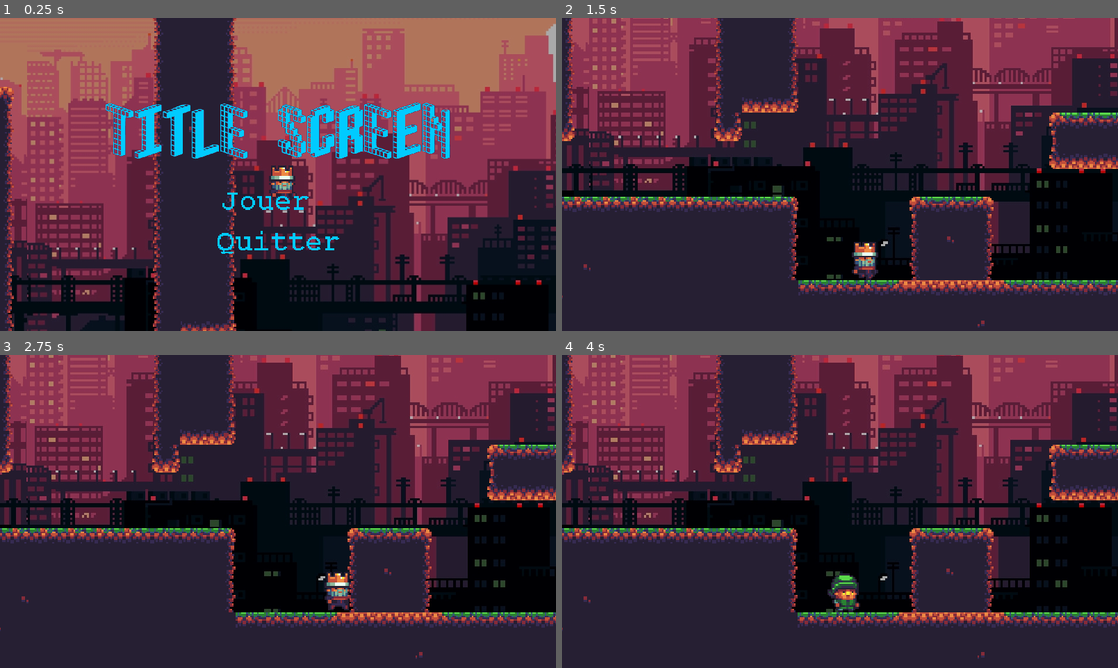
Above: before the commit, frames 1-4 (two rows, left to right).
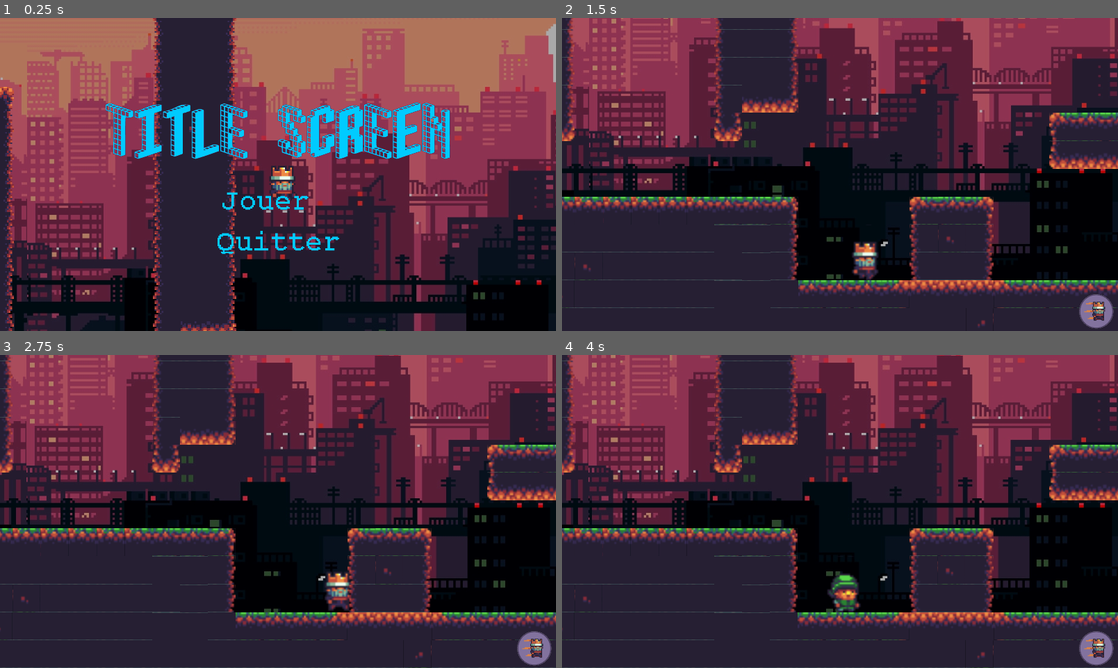
Above: after the commit, the same moments.

Repository: godot-pour-les-nuls/pixel-world
Game: Godot game, scene res://TitleScreen.tscn
Same seed, same stepped clock (60 frames per second), same inputs: the game is played once before the commit and once after it.
Inputs (mouse positions are in pixels of both pictures, inside the frame that each line leads up to):
- Up to frame 1 (0.25 s): no input
- Up to frame 2 (1.5 s): click (840, 202) at 0.5 s; tap Enter (ui_accept) at 1.25 s; hold Right (ui_right) from 1.28 s (still down)
- Up to frame 3 (2.75 s): keep holding Right (ui_right); tap Enter (ui_accept) at 1.52, 2.27 s
- Up to frame 4 (4 s): release Right (ui_right) at 2.78 s; hold Left (ui_left) 2.78-3.53 s; hold Right (ui_right) from 3.53 s (still down); tap Enter (ui_accept) at 3.77 s

The runs differ from the first frame. In frame 1, 1.5% of the frame differs, in the area x 0-97%, y 0-100%; in frame 2, 4.5%; in frame 3, 4.7%, in the area x 0-100%, y 0-100%; in frame 4, 4.7%.

Commit message:
Add dash cooldown HUD

Diff:
--- /dev/null
+++ b/DashInterface.tscn
@@ -0,0 +1,25 @@
+[gd_scene load_steps=3 format=2]
+
+[ext_resource path="res://sprites/dash_cooldown.png" type="Texture" id=1]
+[ext_resource path="res://sprites/dash_cooldown_bg.png" type="Texture" id=2]
+
+[node name="DashInterface" type="Control"]
+anchor_right = 0.0625
+anchor_bottom = 0.111111
+__meta__ = {
+"_edit_group_": true,
+"_edit_use_anchors_": true
+}
+
+[node name="TextureProgress" type="TextureProgress" parent="."]
+anchor_right = 1.0
+anchor_bottom = 1.0
+margin_right = -40.0
+margin_bottom = -40.0
+value = 40.0
+texture_under = ExtResource( 2 )
+texture_progress = ExtResource( 1 )
+fill_mode = 4
+__meta__ = {
+"_edit_use_anchors_": false
+}
--- a/Player.gd
+++ b/Player.gd
@@ -10,6 +10,7 @@
 const FLOOR = Vector2(0, -1);
 const FIREBALL = preload("res://Fireball.tscn")
 
+onready var dash_cooldown_hud = get_node("HUD/DashInterface/TextureProgress")
 var speed = RUNNING_SPEED
 var velocity = Vector2()
 var is_on_ground = false
@@ -85,10 +86,13 @@
 				dash()
 
 	update_player_status()
+	update_dash_cooldown_hud()
+
 	if is_wall_sliding:
 		velocity.y += GRAVITY - WALL_SLIDE_FRICTION
 	else:
 		velocity.y += GRAVITY
+
 	velocity = move_and_slide(velocity, FLOOR)
 
 func update_player_status():
@@ -132,3 +136,9 @@
 
 func _on_DashCooldown_timeout():
 	is_dash_on_cooldown = false
+
+func update_dash_cooldown_hud():
+	var waitTime = $DashCooldown.get_wait_time()
+	var timeLeft = $DashCooldown.get_time_left()
+	var timeLeftValue = (1 - (timeLeft / waitTime)) * 100
+	dash_cooldown_hud.value = timeLeftValue
--- a/Player.tscn
+++ b/Player.tscn
@@ -1,8 +1,9 @@
-[gd_scene load_steps=17 format=2]
+[gd_scene load_steps=18 format=2]
 
 [ext_resource path="res://sprites/characters.png" type="Texture" id=1]
 [ext_resource path="res://Player.gd" type="Script" id=2]
 [ext_resource path="res://sprites/dash.png" type="Texture" id=3]
+[ext_resource path="res://DashInterface.tscn" type="PackedScene" id=4]
 
 [sub_resource type="AtlasTexture" id=1]
 atlas = ExtResource( 1 )
@@ -30,23 +31,23 @@
 
 [sub_resource type="AtlasTexture" id=7]
 atlas = ExtResource( 1 )
-region = Rect2( 0, 64, 32, 32 )
+region = Rect2( 160, 32, 32, 32 )
 
 [sub_resource type="AtlasTexture" id=8]
 atlas = ExtResource( 1 )
-region = Rect2( 128, 64, 32, 32 )
+region = Rect2( 0, 64, 32, 32 )
 
 [sub_resource type="AtlasTexture" id=9]
 atlas = ExtResource( 1 )
-region = Rect2( 224, 64, 32, 32 )
+region = Rect2( 128, 64, 32, 32 )
 
 [sub_resource type="AtlasTexture" id=10]
 atlas = ExtResource( 1 )
-region = Rect2( 320, 64, 32, 32 )
+region = Rect2( 224, 64, 32, 32 )
 
 [sub_resource type="AtlasTexture" id=11]
 atlas = ExtResource( 1 )
-region = Rect2( 160, 32, 32, 32 )
+region = Rect2( 320, 64, 32, 32 )
 
 [sub_resource type="SpriteFrames" id=12]
 animations = [ {
@@ -65,31 +66,28 @@
 "name": "run",
 "speed": 10.0
 }, {
+"frames": [ SubResource( 7 ) ],
+"loop": false,
+"name": "jump",
+"speed": 0.0
+}, {
 "frames": [ ExtResource( 3 ) ],
 "loop": true,
 "name": "dash",
 "speed": 5.0
 }, {
-"frames": [ SubResource( 7 ), SubResource( 8 ), SubResource( 9 ), SubResource( 10 ) ],
+"frames": [ SubResource( 8 ), SubResource( 9 ), SubResource( 10 ), SubResource( 11 ) ],
 "loop": false,
 "name": "attack",
 "speed": 10.0
-}, {
-"frames": [ SubResource( 11 ) ],
-"loop": false,
-"name": "jump",
-"speed": 0.0
 } ]
 
 [sub_resource type="RectangleShape2D" id=13]
 extents = Vector2( 7.5, 11 )
 
 [node name="Player" type="KinematicBody2D"]
-position = Vector2( 24, 15.9375 )
+position = Vector2( 24, 16 )
 script = ExtResource( 2 )
-__meta__ = {
-"_edit_group_": true
-}
 
 [node name="AnimatedSprite" type="AnimatedSprite" parent="."]
 position = Vector2( 2, 0 )
@@ -126,6 +124,14 @@
 [node name="DashCooldown" type="Timer" parent="."]
 wait_time = 2.0
 one_shot = true
+
+[node name="HUD" type="CanvasLayer" parent="."]
+
+[node name="DashInterface" parent="HUD" instance=ExtResource( 4 )]
+anchor_left = 0.929688
+anchor_top = 0.881481
+anchor_right = 0.992188
+anchor_bottom = 0.992592
 [connection signal="animation_finished" from="AnimatedSprite" to="." method="_on_AnimatedSprite_animation_finished"]
 [connection signal="timeout" from="DashDuration" to="." method="_on_DashDuration_timeout"]
 [connection signal="timeout" from="DashCooldown" to="." method="_on_DashCooldown_timeout"]
--- a/project.godot
+++ b/project.godot
@@ -26,7 +26,7 @@
 window/size/test_width=1280
 window/size/test_height=720
 window/stretch/mode="2d"
-window/stretch/aspect="keep"
+window/stretch/aspect="expand"
 
 [importer_defaults]
 
@@ -38,7 +38,7 @@
 "compress/normal_map": 0,
 "detect_3d": false,
 "flags/anisotropic": false,
-"flags/filter": false,
+"flags/filter": true,
 "flags/mipmaps": false,
 "flags/repeat": 0,
 "flags/srgb": 2,
Binary file added: sprites/dash_cooldown.png
Binary file added: sprites/dash_cooldown_bg.png
